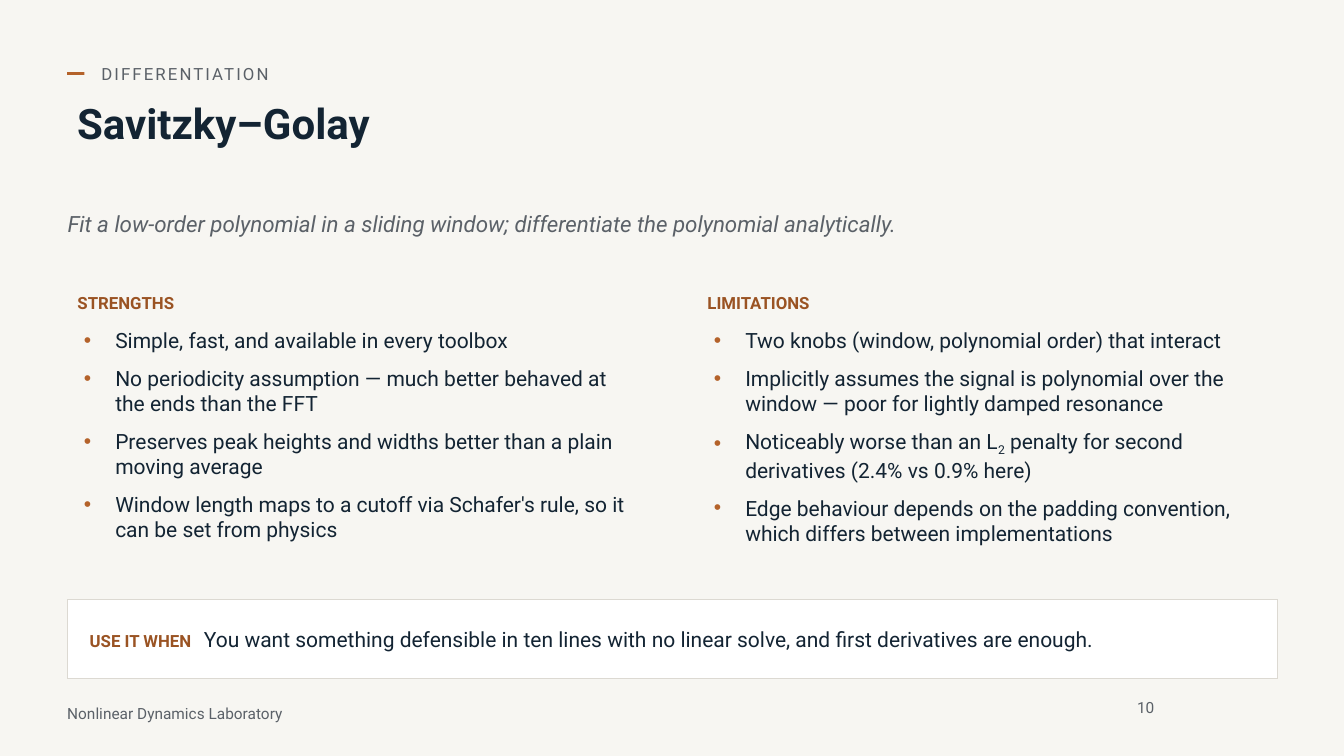
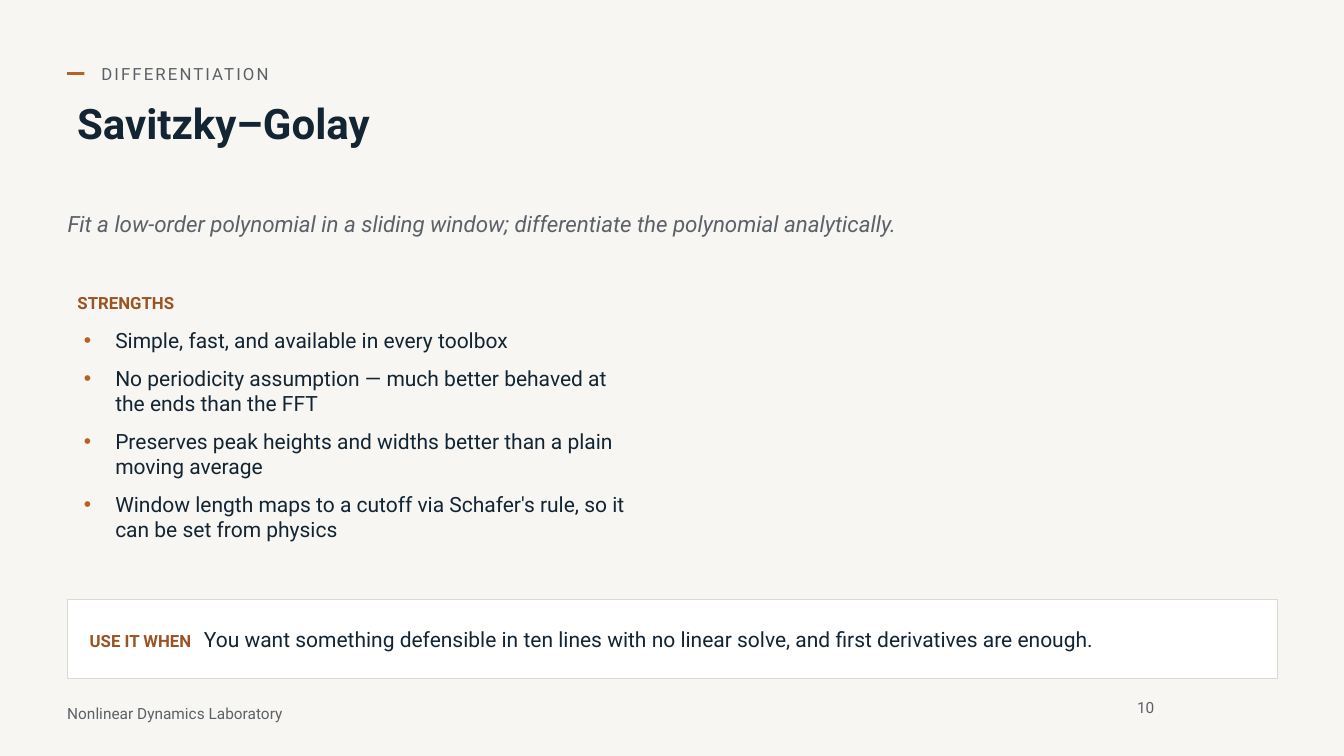
Before and after one commit to nld-uri/kinematics-toolbox, a slide deck: slide 10 of talk/differentiation_integration_talk.pptx. Drawn at 1344x756 pixels with LibreOffice and Linux fonts; fonts in the diff are those of the drawing; grey boxes stand for pictures; background and template pictures are left out. Boxes give left, top, right and bottom in pixels: in the first picture for what was removed or moved away, otherwise in the second. Text is boxed around its words. In the diff, an @@ line names an element or a change of style, - is before the commit and + after.

```diff
--- a/talk/differentiation_integration_talk.pptx
+++ b/talk/differentiation_integration_talk.pptx
@@ text removed at bbox=[707, 297, 1230, 546] @@
-LIMITATIONS
-• Two knobs (window, polynomial order) that interact
-• Implicitly assumes the signal is polynomial over the window — poor for lightly damped resonance
-• Noticeably worse than an L2 penalty for second derivatives (2.4% vs 0.9% here)
-• Edge behaviour depends on the padding convention, which differs between implementations
```
Also in this commit, not shown: 18 other slides changed, 1 other file.
